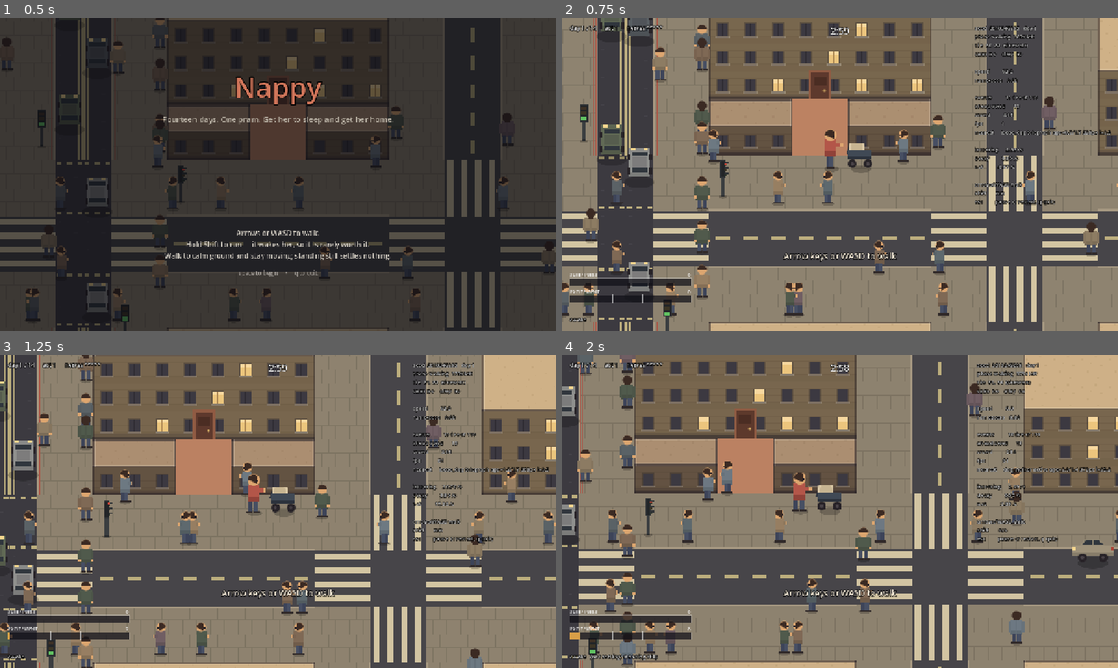
Above: before the commit, frames 1-4 (two rows, left to right).
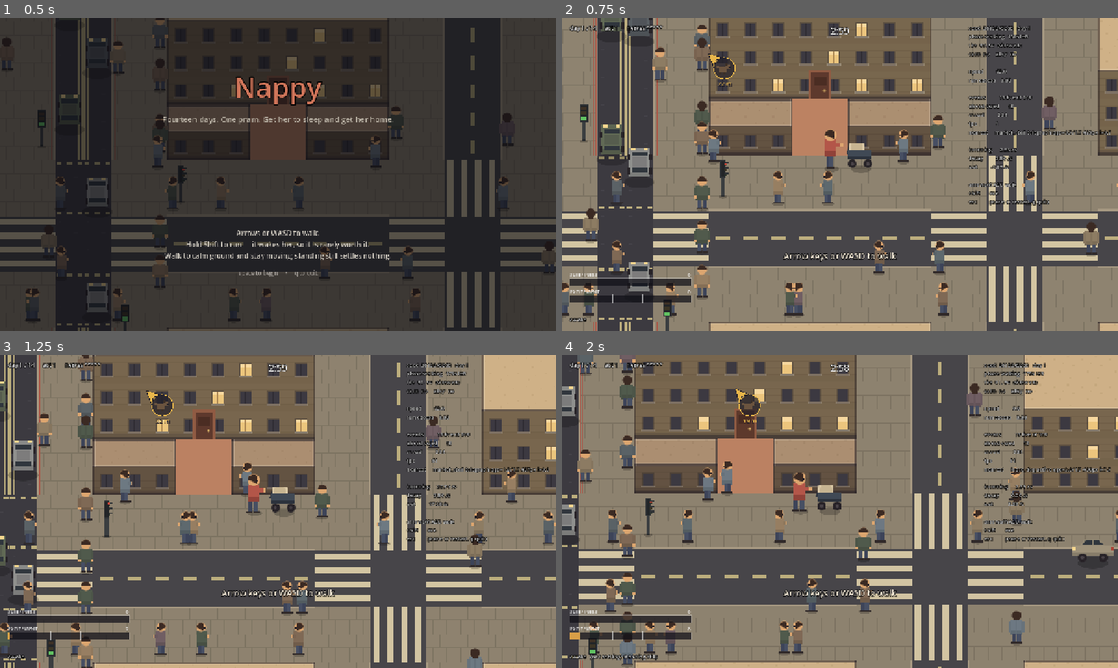
Above: after the commit, the same moments.

Repository: JosuaKrause/nappy
Game: Godot game, scene res://scenes/main.tscn
Two runs of this game, one before a commit and one after it. Both use one fixed random seed, a clock stepped at 60 frames per second and the inputs below.
Inputs (mouse positions are in pixels of both pictures, inside the frame that each line leads up to):
- Up to frame 1 (0.5 s): no input
- Up to frame 2 (0.75 s): tap Enter (ui_accept) at 0.5 s; move the mouse to (962, 158) at 0.52 s; hold Right (move_right) from 0.53 s (still down); hold E (interact) from 0.53 s (still down); click (962, 158) at 0.67 s
- Up to frame 3 (1.25 s): keep holding Right (move_right); keep holding E (interact); tap Enter (ui_accept) at 0.77 s
- Up to frame 4 (2 s): release Right (move_right) at 1.25 s; release E (interact) at 1.25 s; drag from (728, 527) to (812, 574) at 1.27 s

Frame 1 is identical in both runs. In frame 2, 1.8% of the frame differs, in the area x 26-99%, y 2-60%; in frame 3, 1.9%; in frame 4, 2.1%, in the area x 31-99%, y 2-60%.

Commit message:
Off the corridor is dearer than on it, which is the way round it was designed
Playtest 17, findings 1 and 12: "going off the paths let's me skip events and is
safer than going on the path", and the clarification that removed the last of
the room — "leaving the path should be lethal or very expensive. right now that
is not the case… that is not as we planned."

Closed from M50's own entry rather than given a second design. That entry
already had the measurement and the reason; what playtest 17 added is that the
gap is visible from outside, and that the two sides are not merely unequal but
the wrong way round.

Cost per tile of street, five seeds, corridor / rim / deep:

  day 1   0.231 / 0.164 / 0.235   ->   0.202 / 0.253 / 0.216
  day 5   0.265 / 0.189 / 0.252   ->   0.211 / 0.263 / 0.263
  day 9   0.306 / 0.220 / 0.366   ->   0.261 / 0.286 / 0.388

The corridor is the cheapest ground on every day now and was the dearest on two
of three. Lethal events in the deep band went from ~0 to 13.2 and 19.2 on days 5
and 9. Walls went from 13% of a day's placements to 24-28%.

Two levers, and which one binds differs by day — this is the part worth
carrying. The cap was binding on days 5 and 9: the lethal wall rows were capped
at 4 and 5 across 121 blocks, so the deep band had nothing deadly in it whatever
the budget did. The weight binds on day 1, where the caps were never reached: a
row is only ever offered as often as its weight, so walls were 13% of placements
however high the ceiling went. M50's entry named only the cap half.

None of this crowds the route she is meant to take: a wall is offered zero
copies of any corridor tile, so every one of these lands off the paths.

Two accepted costs. A day places about six fewer events, because the budget buys
dearer rows. And a leaf blower is now as common as a dog walker, which is what
day 1 having exactly two wall-capable rows costs.

One thing stays false on day 1 and is left alone rather than quietly overturned:
"lethal or very expensive" can only be the second of those there, because day 1
has no lethal rows at all. That is M31 making act I's escalation a change of
kind — 0, 3, 4 lethal events over days 1-3 — and it is a teaching decision, not
a gap. Deadly starts on day 2.

Co-Authored-By: Claude Opus 5 <noreply@anthropic.com>
Claude-Session: https://claude.ai/code/session_01AwbNffy8r23NtrP7ZaSkFS

Diff:
--- a/src/events/event_catalogue.gd
+++ b/src/events/event_catalogue.gd
@@ -481,8 +481,11 @@
 	def.speed = 132.0
 	def.path_mode = EventDef.PathMode.ALONG_STREET
 	def.path_length_tiles = 24
-	def.weight = 1.2
-	def.max_per_day = 10
+	# The other half of day 1's wall pool; see `leaf_blower` for the measurement both numbers came
+	# out of. Between them they are the whole of what *"leaving the path should be lethal or very
+	# expensive"* can be built from on the one day the game has nothing lethal in it at all.
+	def.weight = 3.0
+	def.max_per_day = 24
 	def.cost = 2
 	return def
 
@@ -528,8 +531,26 @@
 	# counterplay `homeless_yeller` has, at a scale that makes a whole corner of a park unusable.
 	def.pulse_period = 4.0
 	def.obstructs_radius = PERSON_BODY
-	def.weight = 1.2
-	def.max_per_day = 10
+	# **A wall row, and on day 1 it is half of the entire wall pool** — so its weight and its cap are
+	# what *"leaving the path should be lethal or very expensive"* is built out of. *(M55, playtest
+	# 17 findings 1 and 12.)*
+	#
+	# Both moved, and which one binds is a different answer on different days, which is the part
+	# worth carrying. The **cap** was binding on days 5 and 9: the lethal wall rows were capped at 4
+	# and 5 across 121 blocks, so the deep band had nothing deadly in it whatever the budget did. The
+	# **weight** is what binds on day 1, where the caps were never reached — a wall row is only ever
+	# *offered* as often as its weight, so 13% of a day's placements were walls no matter how high
+	# the ceiling went. Raising a cap the day never reaches is the other half of "a budget the
+	# catalogue cannot spend is not density".
+	#
+	# 1.2 → 3.0 and 10 → 24, measured over five seeds: day 1 goes from 16 walls to 29, and the cost
+	# per tile of street reorders from **corridor 0.231 / rim 0.164 / deep 0.235** to **corridor
+	# 0.202 / rim 0.253 / deep 0.216** — which is M50's stated gradient, *stray one turning and it is
+	# expensive*, arriving for the first time. It costs six placements a day, because the budget now
+	# buys dearer rows, and it makes a leaf blower as common a sight as a dog walker. That is the
+	# price of day 1 having exactly two rows a wall can be made of.
+	def.weight = 3.0
+	def.max_per_day = 24
 	def.cost = 2
 	return def
 
@@ -639,7 +660,13 @@
 	# block a lethal thing at full density would be a minefield rather than a street — and M28's
 	# rule that nothing else shares a lethal field means each one also quietly empties 145px of
 	# pavement around it.
-	def.max_per_day = 5
+	#
+	# **That last clause stopped being true off the corridor in M50, which is what lets this rise.**
+	# A wall is exempt from M28's clearance rule, and a lethal wall is offered `WALL_DEEP_WEIGHT`
+	# copies of the ground two turnings out — so 5 → 14 is the *deep* band getting the deadly half of
+	# *"very costly to deadly"*, not fourteen more cyclists on the route. **On the corridor it changes
+	# nothing at all**, because a wall gets zero copies there. *(M55, playtest 17.)*
+	def.max_per_day = 14
 	def.cost = 3
 	return def
 
@@ -712,7 +739,10 @@
 	def.obstructs_radius = 28.0
 	def.hard_fail = true
 	def.weight = 1.2
-	def.max_per_day = 4
+	# A lethal wall row, raised with `cyclist` and for the same reason: the deep band off the
+	# corridor is where the deadly end of the gradient lives, and four of these across 121 blocks
+	# could not fill it. *(M55, playtest 17.)*
+	def.max_per_day = 12
 	def.cost = 3
 	return def
 
@@ -1074,7 +1104,9 @@
 	# how close to cut past away from the player.
 	def.obstructs_radius = 55.0
 	def.weight = 2.5
-	def.max_per_day = 3
+	# A wall row, raised with the rest for M55. Act IV only, so this is the late city's share of
+	# *"blocking events all over"* off the paths.
+	def.max_per_day = 6
 	def.cost = 3
 	return def
 
Not shown, changed: docs/TODO.md
